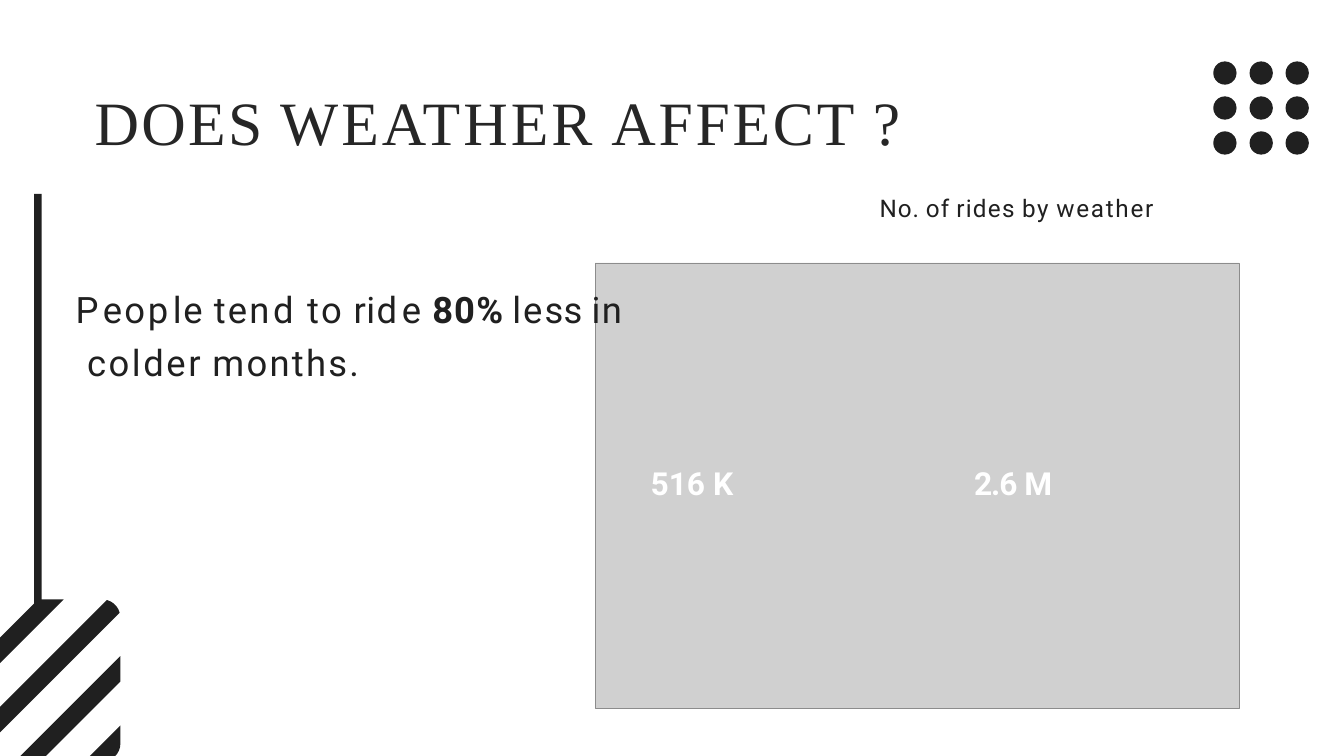
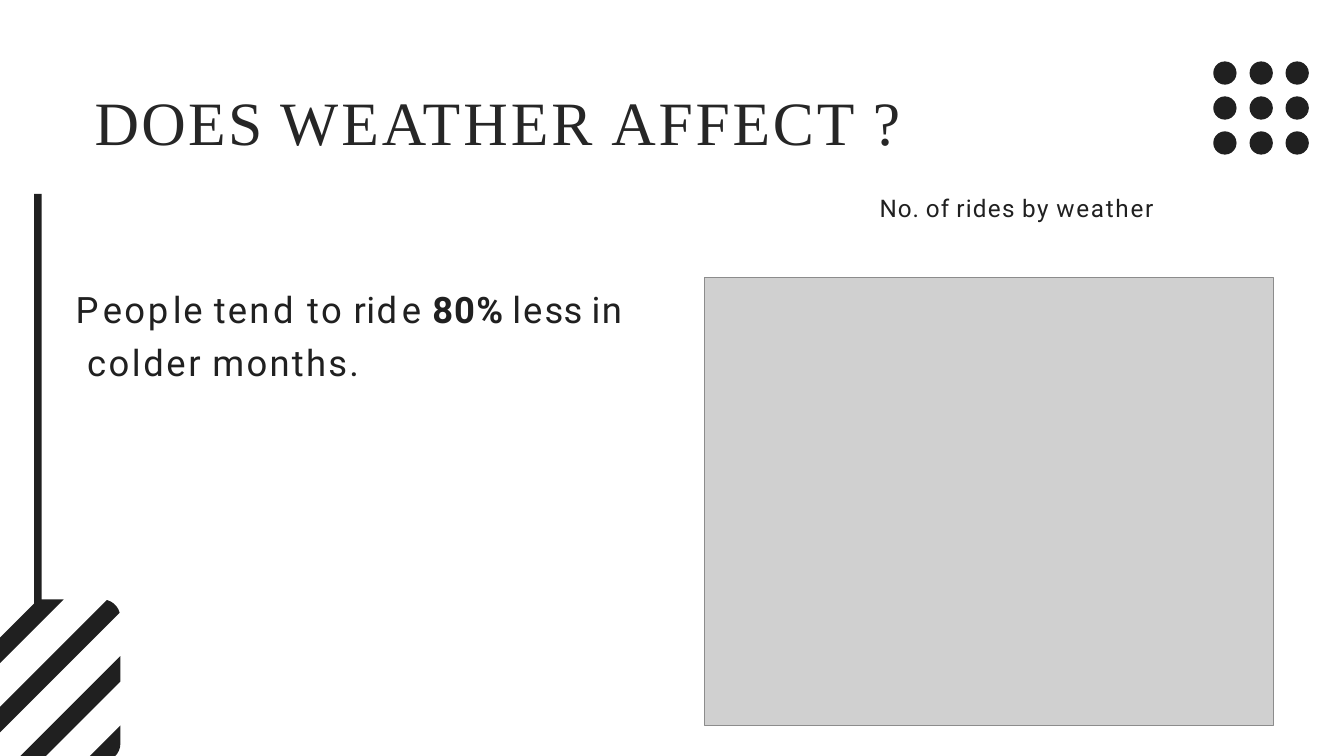
Before and after one commit to gobind-19/Google-data-analytics, a slide deck: slide 10 of Insights.pptx. Drawn at 1344x756 pixels with LibreOffice and Linux fonts; fonts in the diff are those of the drawing; grey boxes stand for pictures; background and template pictures are left out. Boxes give left, top, right and bottom in pixels: in the first picture for what was removed or moved away, otherwise in the second. Text is boxed around its words. In the diff, an @@ line names an element or a change of style, - is before the commit and + after.

```diff
--- a/Insights.pptx
+++ b/Insights.pptx
@@ picture: place and size @@
-picture at (595,263,1239,708)
+picture at (705,278,1273,725)
@@ text removed at (651,473,733,495) @@
-516 K
@@ text removed at (974,473,1052,495) @@
-2.6 M
```
Also in this commit, not shown: 4 other slides changed.
